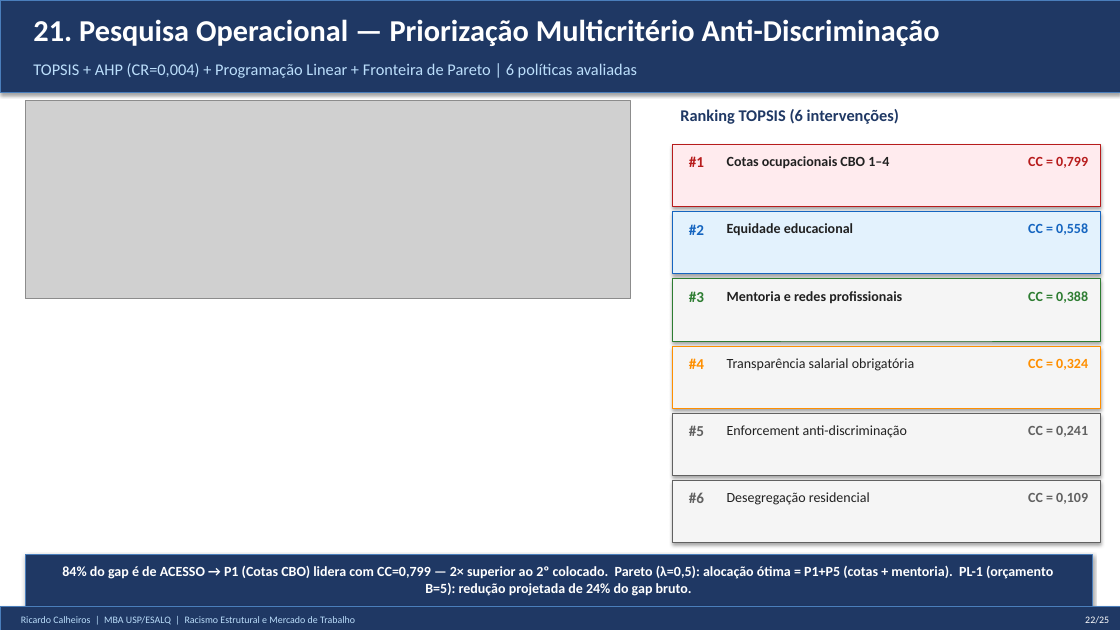
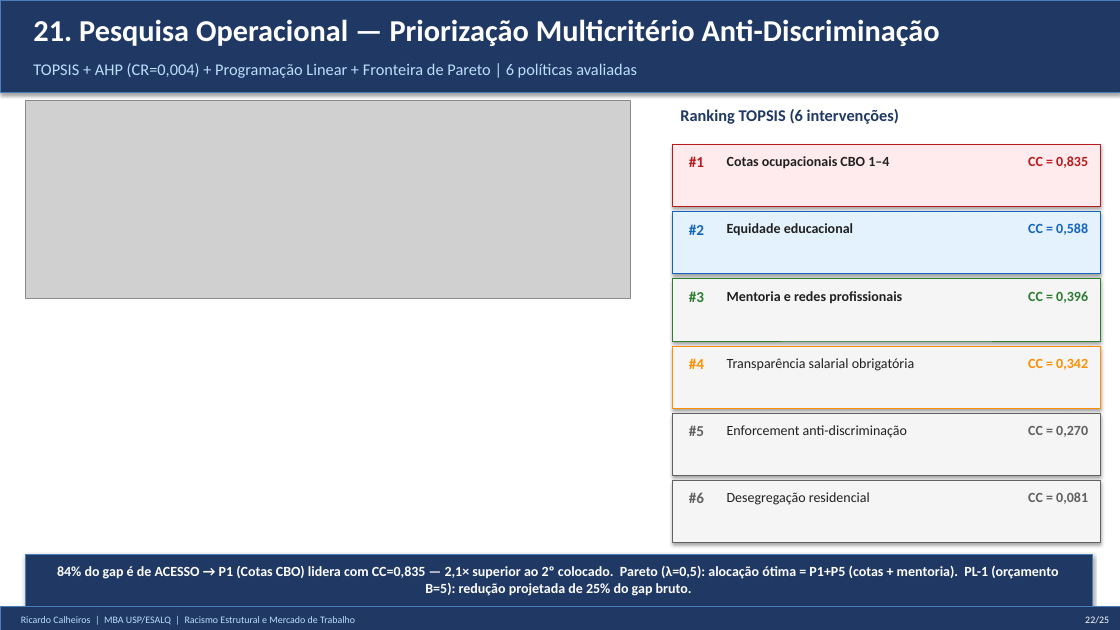
Before and after one commit to rickinrj-ux/ProjetoRacismoPNAD, a slide deck: slide 22 of apresentacao_tcc.pptx. Drawn at 1120x630 pixels with LibreOffice and Linux fonts; fonts in the diff are those of the drawing; grey boxes stand for pictures. Boxes give left, top, right and bottom in pixels: in the first picture for what was removed or moved away, otherwise in the second. Text is boxed around its words. In the diff, an @@ line names an element or a change of style, - is before the commit and + after.

```diff
--- a/apresentacao_tcc.pptx
+++ b/apresentacao_tcc.pptx
@@ text at box(1028, 156, 1088, 168): text changed @@
-CC = 0,799
+CC = 0,835
@@ text at box(1028, 223, 1088, 235): text changed @@
-CC = 0,558
+CC = 0,588
@@ text at box(1028, 291, 1088, 303): text changed @@
-CC = 0,388
+CC = 0,396
@@ text at box(1028, 359, 1088, 370): text changed @@
-CC = 0,324
+CC = 0,342
@@ text at box(1028, 426, 1088, 437): text changed @@
-CC = 0,241
+CC = 0,270
@@ text at box(1028, 492, 1088, 504): text changed @@
-CC = 0,109
+CC = 0,081
@@ text at box(57, 566, 1058, 596): text changed @@
-84% do gap é de ACESSO → P1 (Cotas CBO) lidera com CC=0,799 — 2× superior ao 2º colocado. Pareto (λ=0,5): alocação ótima = P1+P5 (cotas + mentoria). PL-1 (orçamento B=5): redução projetada de 24% do gap bruto.
+84% do gap é de ACESSO → P1 (Cotas CBO) lidera com CC=0,835 — 2,1× superior ao 2º colocado. Pareto (λ=0,5): alocação ótima = P1+P5 (cotas + mentoria). PL-1 (orçamento B=5): redução projetada de 25% do gap bruto.
```
Also in this commit, not shown: 15 other files.
